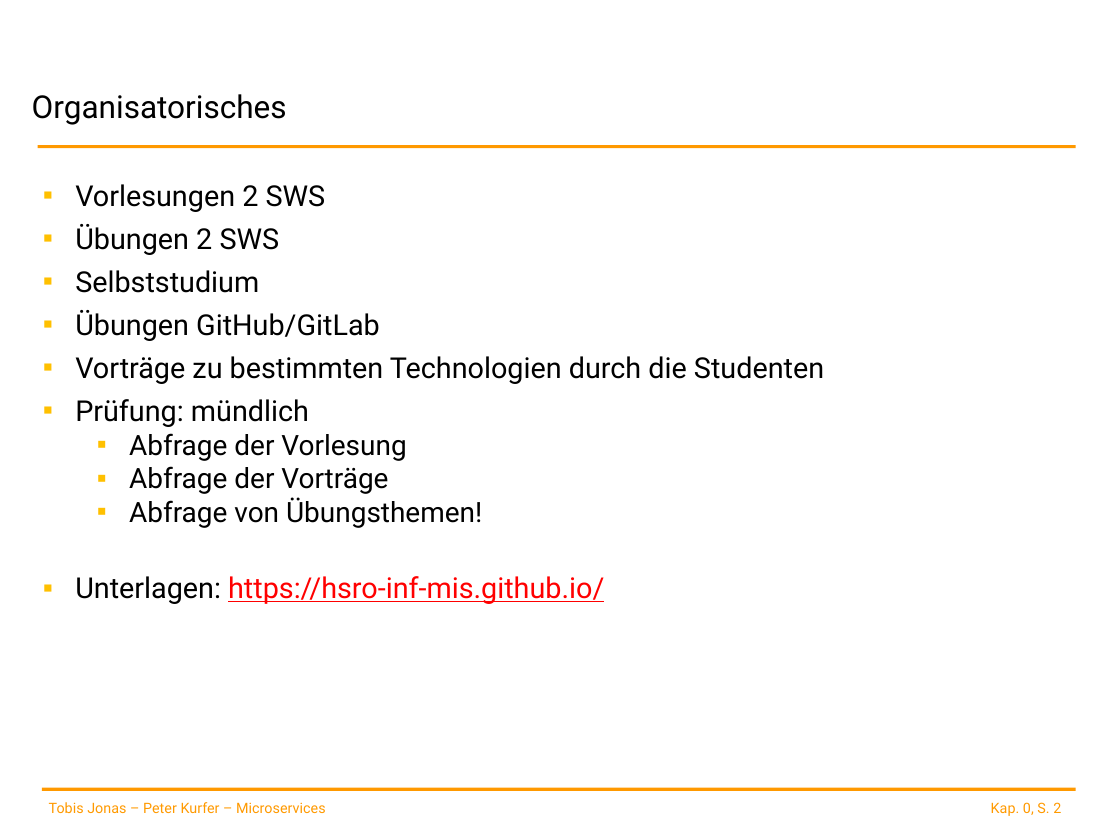
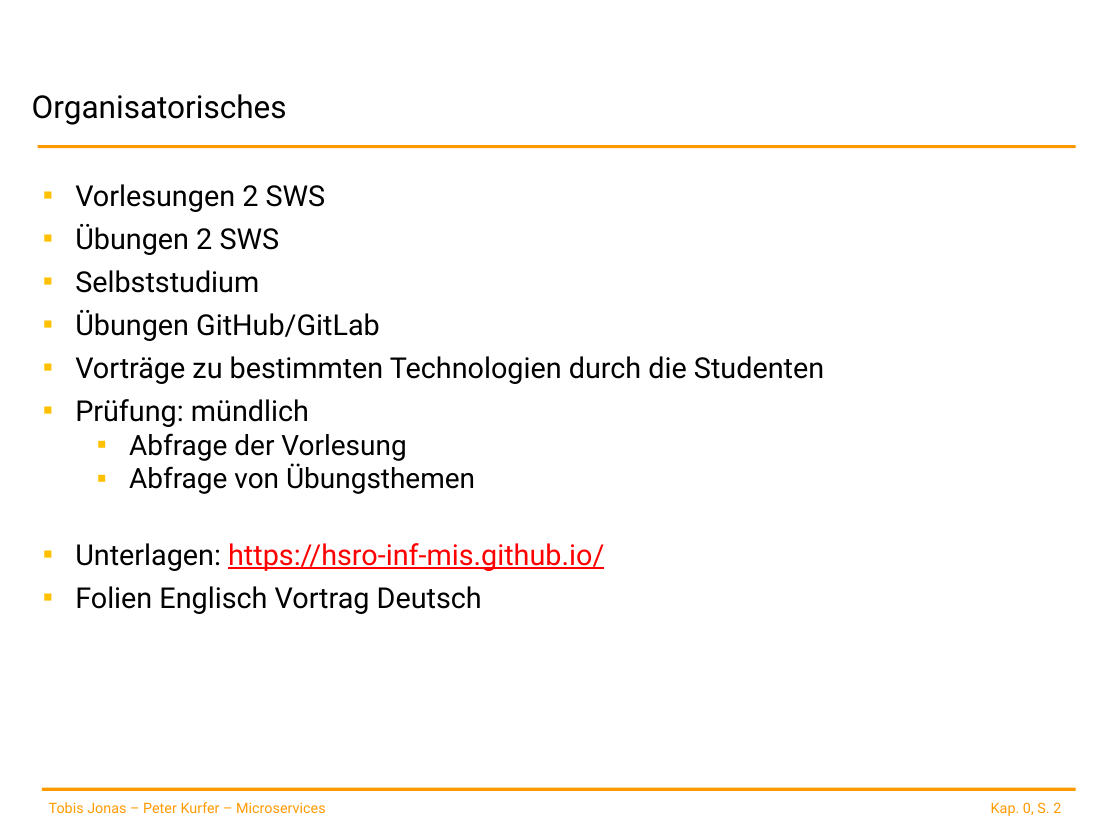
Before and after one commit to spoeck/Lectures, a slide deck: slide 2 of 00-Info/Orga.pptx. Drawn at 1120x840 pixels with LibreOffice and Linux fonts; fonts in the diff are those of the drawing; background and template pictures are left out. Boxes give left, top, right and bottom in pixels: in the first picture for what was removed or moved away, otherwise in the second. Text is boxed around its words. In the diff, an @@ line names an element or a change of style, - is before the commit and + after.

```diff
--- a/00-Info/Orga.pptx
+++ b/00-Info/Orga.pptx
@@ text at (129, 463, 475, 494): text changed @@
-  ▪ Abfrage der Vorträge
-  ▪ Abfrage von Übungsthemen!
+  ▪ Abfrage von Übungsthemen
@@ text at (75, 586, 482, 614): paragraph added @@
+▪ Folien Englisch Vortrag Deutsch
```
Also in this commit, not shown: 1 other slide changed, 1 other file.
